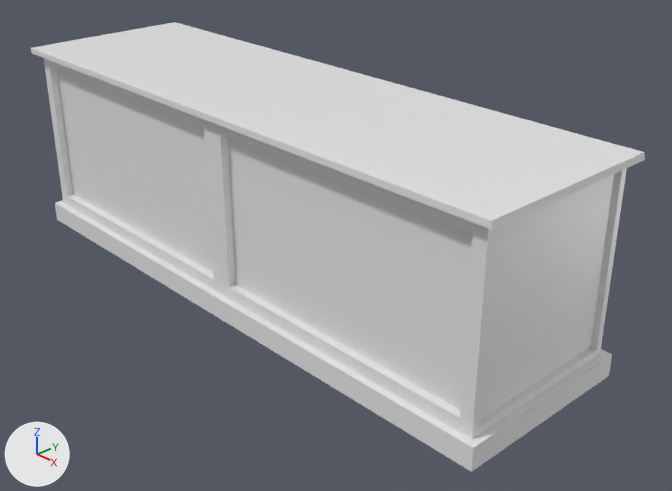
The Blender file Models/altar.blend, before and after one commit.
Rendered twice from a 50 mm camera at (6.96, -5.85, 4.85) aimed at (0.23, 0.48, 0.42). Every picture has the same lights, and +X, +Y and +Z are marked at lower left.
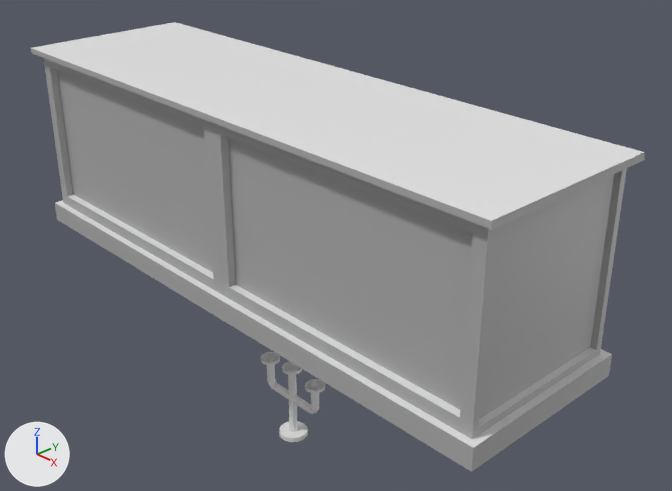
Commit message: Added base colors to altar

Pixel boxes (x1, y1, x2, y2) of what changed, in the pictures (672 x 491 px):
'Cylinder', mesh moved (not visible before)
    after: (261, 352, 325, 442)
part 1 of me_cube, recoloured
    both: (31, 48, 645, 472)

The change, as a diff of the scene's bpy script:
```diff
--- a/Models/altar.blend.py
+++ b/Models/altar.blend.py
@@ mat_sidestone @@
+mat_sidestone = principled_material('SideStone')
+mat_sidestone.base_color = (0.434, 0.434, 0.434)  # grey #b0b0b0
@@ mat_topstone @@
+mat_topstone = principled_material('TopStone')
+mat_topstone.base_color = (0.8, 0.8, 0.8)  # white #e7e7e7
@@ mat_understone @@
+mat_understone = principled_material('UnderStone')
+mat_understone.base_color = (0.326, 0.326, 0.326)  # grey #9b9b9b
+mat_understone.roughness = 0.256
+mat_understone.specular_ior_level = 0.0
@@ me_cube @@
 me_cube.from_pydata(...)  # 64 vertices, 60 faces; spans x -3.42..3.4, y -1.01..1.02, z 0.0..2.2
 # used by ob_cube; location = (0.0, 0.0, 0.0)
+# me_cube part 1: 38 of the faces centred in x -3.41..3.4, y -1.01..1.01, z 0.12..2.17 switch from mat_material (white #e7e7e7) to mat_sidestone (grey #b0b0b0)
+me_cube.materials.append(mat_understone)  # grey #9b9b9b
+me_cube.materials.append(mat_topstone)  # white #e7e7e7
@@ me_cylinder @@
 me_cylinder.from_pydata(...)  # 1408 vertices, 1136 faces; spans x -0.509..0.509, y -0.169..0.169, z 0.002..0.944
 # used by ob_cylinder; location = (0.0, 0.0, 0.0)
+# me_cylinder part 2: the whole mesh is moved by (0.0, 0.0, -2.0)
```
